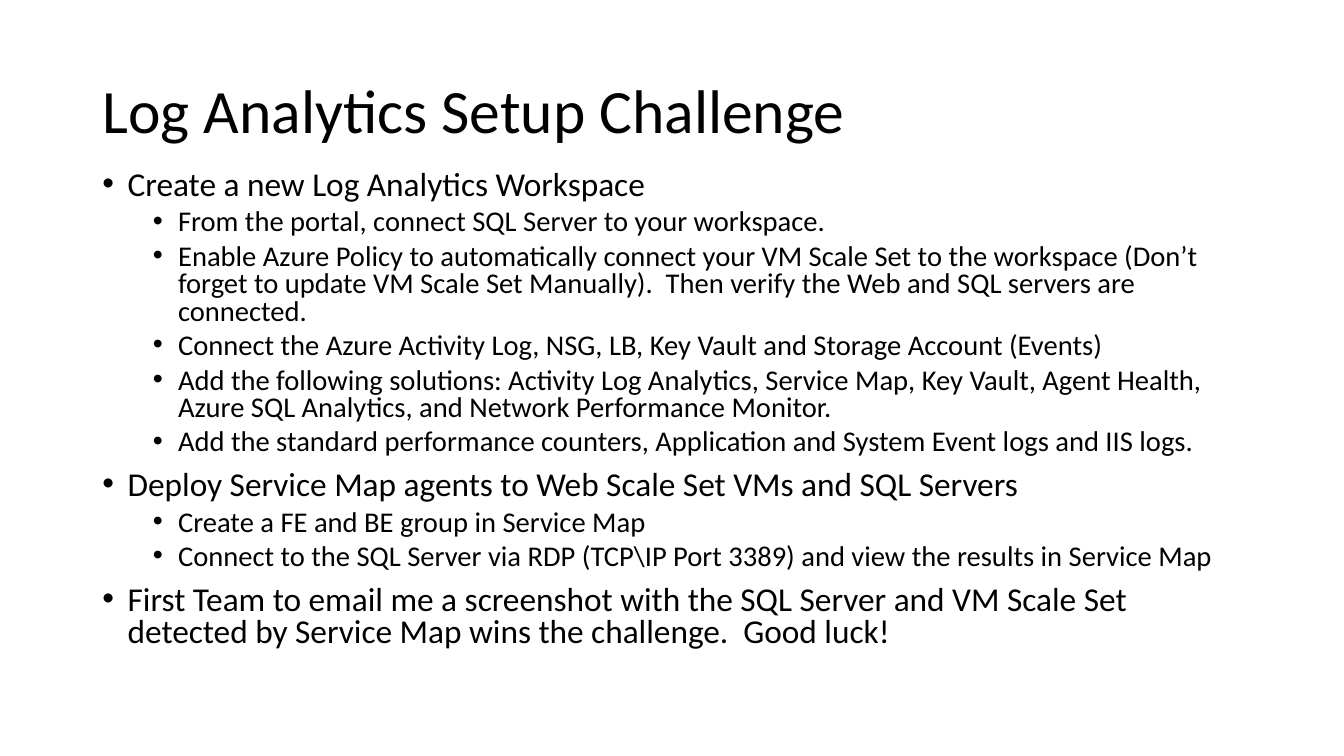
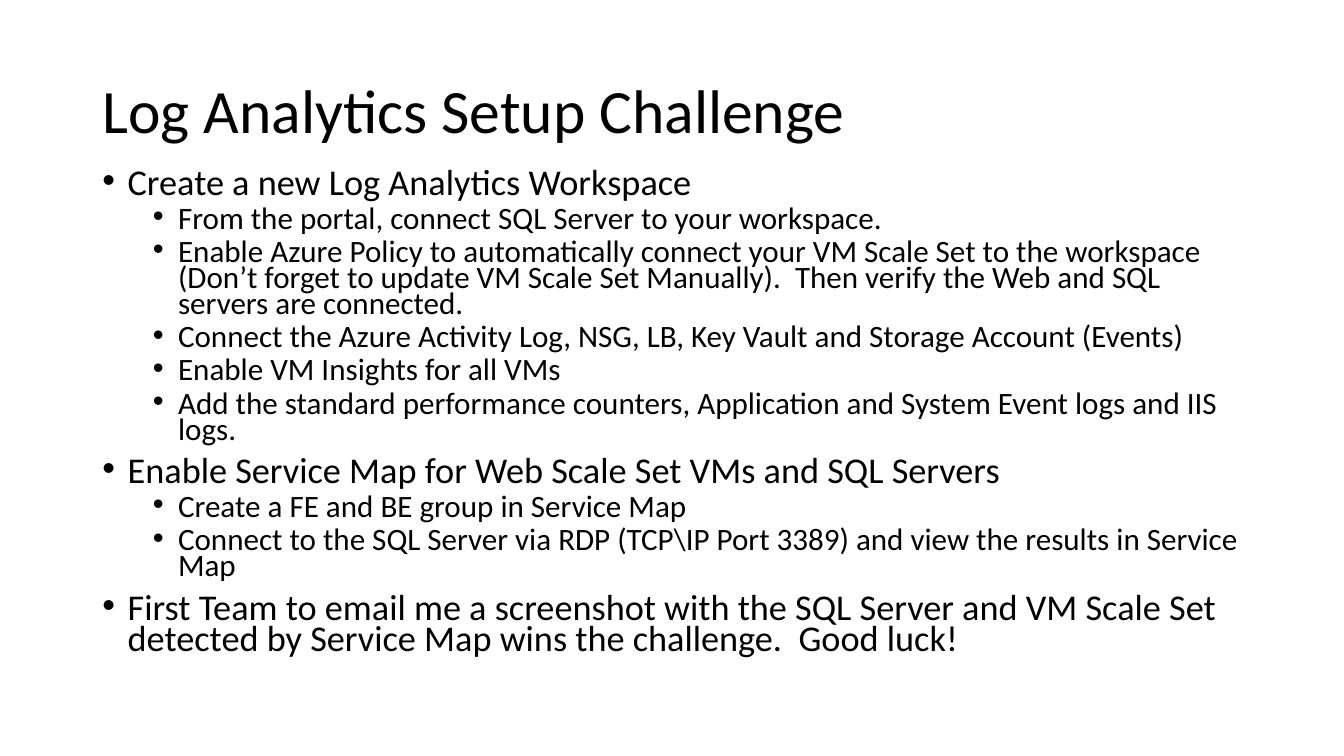
Before and after one commit to maxserg/AzureMonitoringWorkshop, a slide deck: slide 7 of Student/Guides/Challenges.pptx (slide 8 before the commit). Drawn at 1344x756 pixels with LibreOffice and Linux fonts; fonts in the diff are those of the drawing. Boxes give left, top, right and bottom in pixels: in the first picture for what was removed or moved away, otherwise in the second. Text is boxed around its words. In the diff, an @@ line names an element or a change of style, - is before the commit and + after.

Commit message:
updated to Azure WTHack session

```diff
--- a/Student/Guides/Challenges.pptx
+++ b/Student/Guides/Challenges.pptx
@@ text at [128,169,1237,658]: size 23.8 to 25.9 pt in "Create a new Log Analytics Workspace", "First Team to email me a screenshot ..."; size 20.4 to 22.2 pt in "From the portal, connect SQL Server to ...", "Enable Azure Policy to automatically connect your ...", "Connect the Azure Activity Log, NSG, LB, ...", "Add the standard performance counters, Application and ..." and 2 more places; line spacing 0.8 to 0.7 @@
@@ text at [178,358,560,386]: text changed; size 20.4 to 22.2 pt @@
-  • Add the following solutions: Activity Log Analytics, Service Map, Key Vault, Agent Health, Azure SQL Analytics, and Network Performance Monitor.
+  • Enable VM Insights for all VMs
@@ text at [128,457,1000,489]: text changed; size 23.8 to 25.9 pt @@
-• Deploy Service Map agents to Web Scale Set VMs and SQL Servers
+• Enable Service Map for Web Scale Set VMs and SQL Servers
```
Also in this commit, not shown: 4 other slides changed, 1 slide removed, 11 other files.
